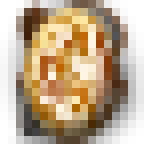
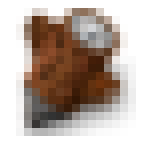
Before/after of a (144, 144) layered artwork. What changed in the layer stack:
hid "sr_aldar" over [0, 0, 144, 144]
painted on "sr_iron_wood" over [8, 0, 144, 144]
